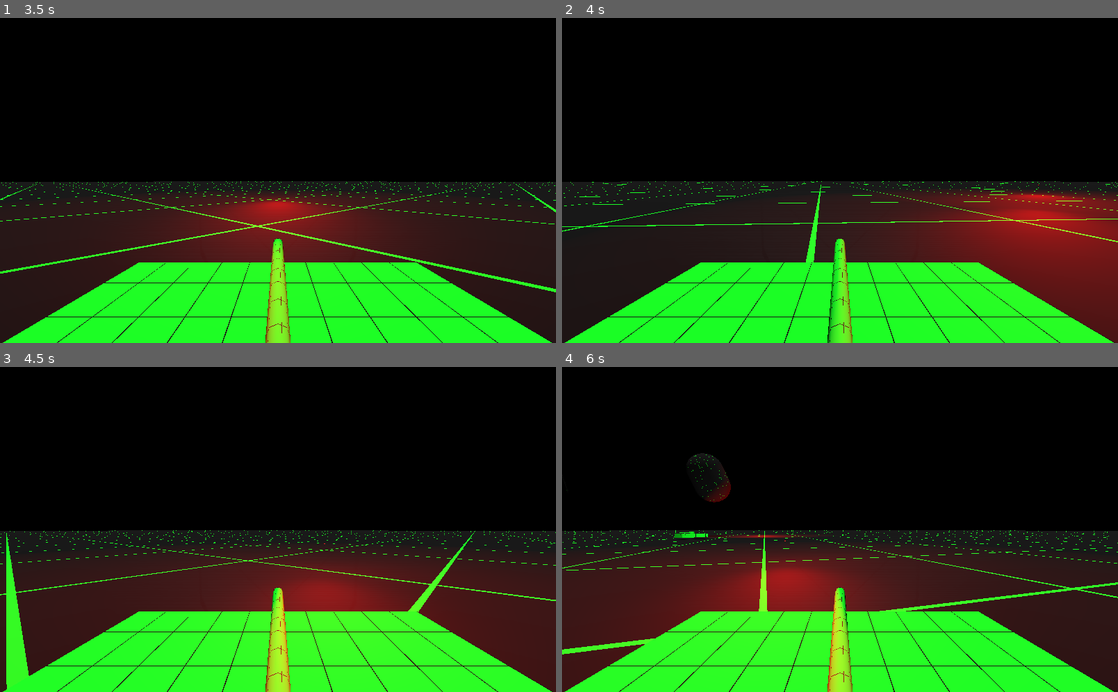
Above: before the commit, frames 1-4 (two rows, left to right).
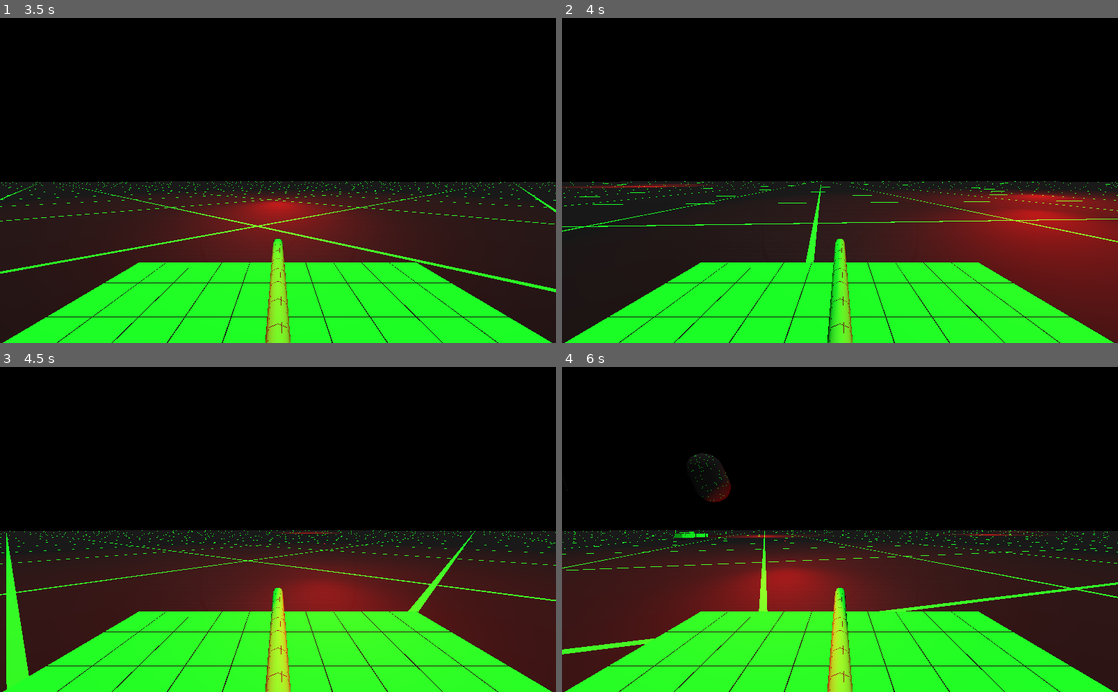
Above: after the commit, the same moments.

Repository: Kromey/spectre
Game: Godot game, scene res://Main.tscn
Same seed, same stepped clock (60 frames per second), same inputs: the game is played once before the commit and once after it.
Inputs:
- Up to frame 1 (3.5 s): hold D (movement_right) 0.53-1.28 s; hold Space (action_shoot) 0.53-1.28 s; hold S (movement_backward) 1.28-2.03 s; tap Space (action_shoot) at 1.35, 2.85 s; hold D (movement_right) 2.03-2.78 s; hold Space (action_shoot) 2.03-2.78 s; hold W (movement_forward) from 2.78 s (still down)
- Up to frame 2 (4 s): release W (movement_forward) at 3.53 s; hold A (movement_left) from 3.53 s (still down); hold Space (action_shoot) from 3.53 s (still down)
- Up to frame 3 (4.5 s): keep holding A (movement_left); release Space (action_shoot) at 4.28 s; tap Space (action_shoot) at 4.35 s
- Up to frame 4 (6 s): release A (movement_left) at 5.03 s; hold S (movement_backward) 5.03-5.78 s; hold Space (action_shoot) 5.03-5.78 s; hold D (movement_right) from 5.78 s (still down); tap Space (action_shoot) at 5.85 s

Frame 1 is identical in both runs. In frame 2, 0.2% of the frame differs, in the area x 0-28%, y 51-53%; in frame 3, less than 0.1%; in frame 4, 0.1%.

Commit message:
Bullets impart damage, impact force

Diff:
--- a/PillBomb.gd
+++ b/PillBomb.gd
@@ -15,3 +15,6 @@
 func _physics_process(_delta):
 	if translation.y < -5:
 		queue_free()
+
+func take_damage(force, _amount):
+	apply_central_impulse(force)
--- a/tanks/BaseTank.gd
+++ b/tanks/BaseTank.gd
@@ -2,6 +2,8 @@
 
 var falling = 0.0
 const GRAVITY = 2
+var damage = 0
+export(int) var MAX_DAMAGE = 1
 
 signal dead
 
@@ -16,5 +18,14 @@
 	falling = -vel.y
 
 	if translation.y < -5:
-		emit_signal("dead")
-		queue_free()
+		die()
+
+func take_damage(_force, amount):
+	damage += amount
+
+	if damage >= MAX_DAMAGE:
+		die()
+
+func die():
+	emit_signal("dead")
+	queue_free()
--- a/tanks/Bullet.gd
+++ b/tanks/Bullet.gd
@@ -4,10 +4,20 @@
 export var BULLET_TIME = 4.0
 export var BULLET_DAMAGE = 1.0
 
+var hit_something = false
+
 # Called when the node enters the scene tree for the first time.
 func _ready():
 	var timer = get_tree().create_timer(BULLET_TIME)
 	timer.connect("timeout", self, "queue_free")
+	$Area.connect("body_entered", self, "collided")
 
 func _physics_process(delta):
 	global_translate(transform.basis.z * -BULLET_SPEED * delta)
+
+func collided(target):
+	if !hit_something and target.has_method("take_damage"):
+		target.take_damage(transform.basis.z * -BULLET_SPEED, BULLET_DAMAGE)
+
+	hit_something = true
+	queue_free()
--- a/tanks/PlayerTank.gd
+++ b/tanks/PlayerTank.gd
@@ -64,7 +64,7 @@
 	if event.is_action_pressed("action_shoot"):
 		print("Shooting!")
 		var bullet = Bullet.instance()
-		bullet.BULLET_TIME = 1.5
+		#bullet.BULLET_TIME = 1.5
 		bullet.BULLET_SPEED = MAX_SPEED * 1.2
 		bullet.global_transform = $BulletSpawn.global_transform
 		get_tree().root.add_child(bullet)
Not shown: 2 places in tanks/Bullet.tscn that only renumber resources
